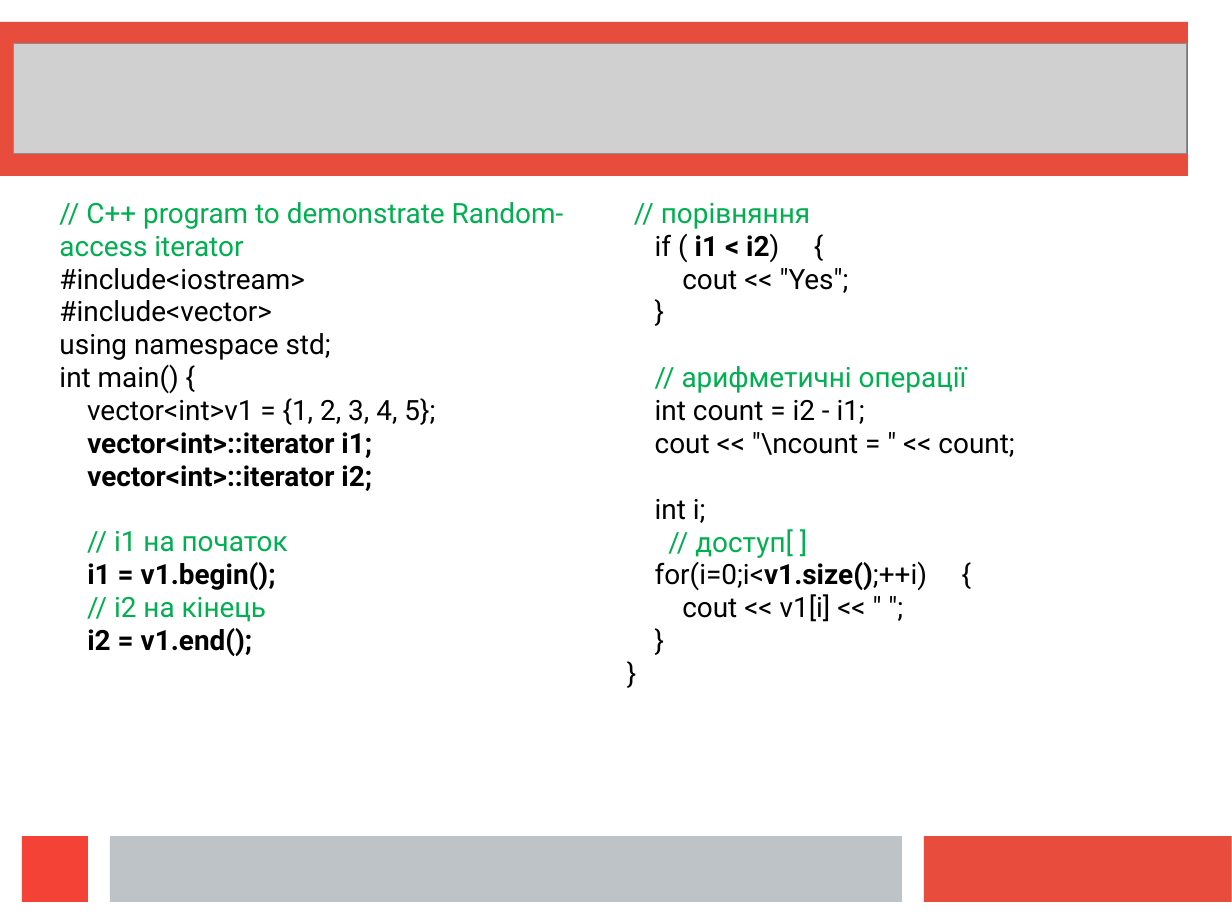
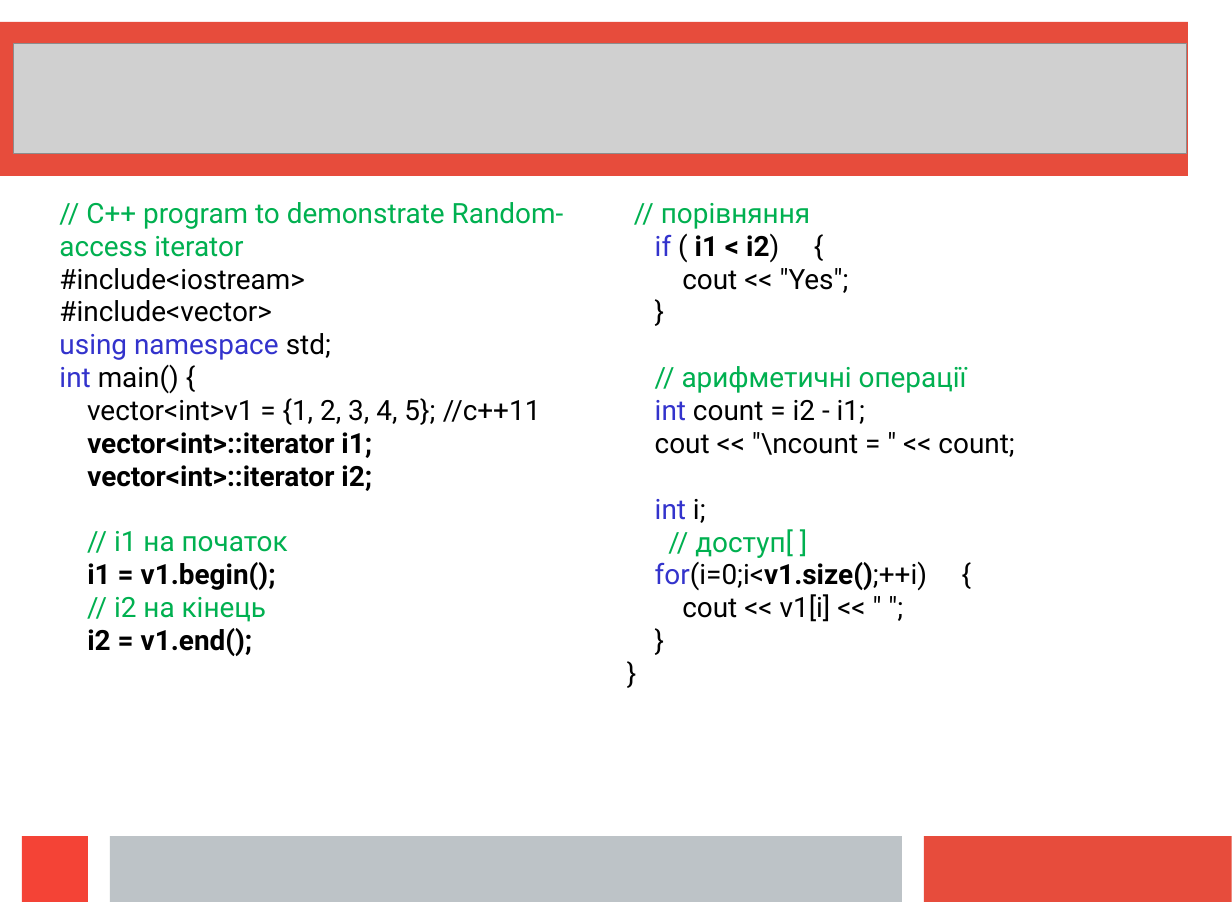
Before and after one commit to mecchmatProjects/CppCourse, a slide deck: slide 16 of Lect12_2/CppUkrTutor12_2.ppt. Drawn at 1232x924 pixels with LibreOffice and Linux fonts; fonts in the diff are those of the drawing; grey boxes stand for pictures. Boxes give left, top, right and bottom in pixels: in the first picture for what was removed or moved away, otherwise in the second. Text is boxed around its words. In the diff, an @@ line names an element or a change of style, - is before the commit and + after.

```diff
--- a/Lect12_2/CppUkrTutor12_2.ppt
+++ b/Lect12_2/CppUkrTutor12_2.ppt
@@ text in free at (x1=655, y1=234, x2=927, y2=590): text colour #000000 to #3333CC in "if", "int", "int", "for(i=0;i<v1.size();++i)" @@
@@ text in free at (x1=59, y1=333, x2=331, y2=393): text colour #000000 to #3333CC in "using namespace", "int" @@
@@ text in free at (x1=87, y1=398, x2=541, y2=425): text changed @@
-vector<int>v1 = {1, 2, 3, 4, 5};
+vector<int>v1 = {1, 2, 3, 4, 5}; //c++11
```
Also in this commit, not shown: 6 other slides changed, 10 slides added, 3 slides removed, 3 other files.
